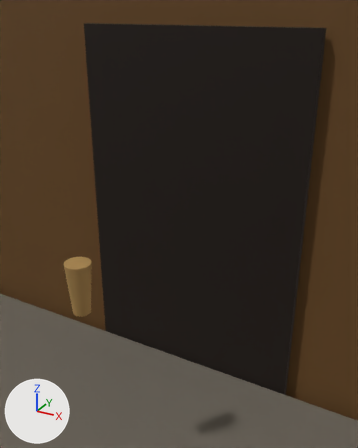
What one commit did to the glTF model public/vr/models/scene/sacrament-eucharist.glb.
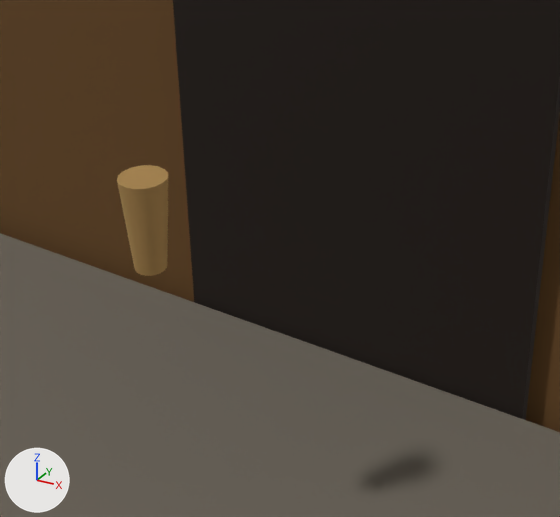
Each version appears first from a 50 mm lens placed at (1.302, 2.342, 2.493), pointed at (0.365, 4.047, 1.641), and next in a close-up on the part from 0% to 85% of the width and 37% to 100% of the height. Every picture has the same lights, and +X, +Y and +Z are marked at lower left. The first two pictures are the older version. Where no turn or scale is listed for an object, it has been applied to the vertices.

Names of what the first close-up shows: 'chalice-silhouette', 'iconostasis', 'royal-doors-open', 'solea'.
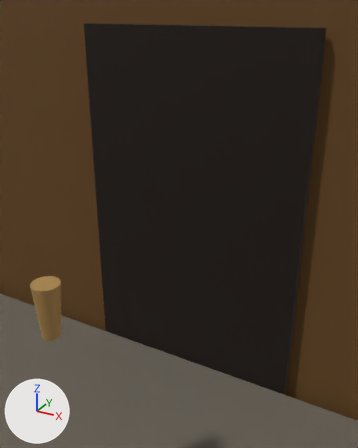
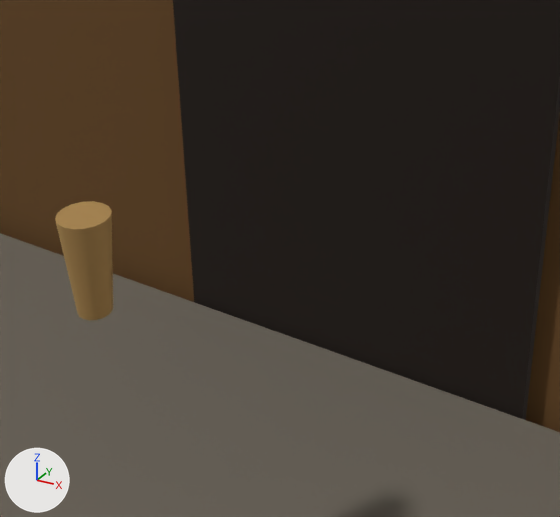
Patch to the scene script:
```diff
--- a/public/vr/models/scene/sacrament-eucharist.glb.py
+++ b/public/vr/models/scene/sacrament-eucharist.glb.py
@@ ob_chalice_silhouette @@
 ob_chalice_silhouette = bpy.data.objects.new('chalice-silhouette', me_mesh_4)
-ob_chalice_silhouette.location = (0.0, 3.8, 1.35)
+ob_chalice_silhouette.location = (0.0, 3.6, 1.35)
```

Location of each change, [x1, y1, x2, y2] in pixels of the close-ups (560 x 517 px):
'chalice-silhouette', moved: before [117, 165, 168, 276]; after [55, 201, 113, 320]
